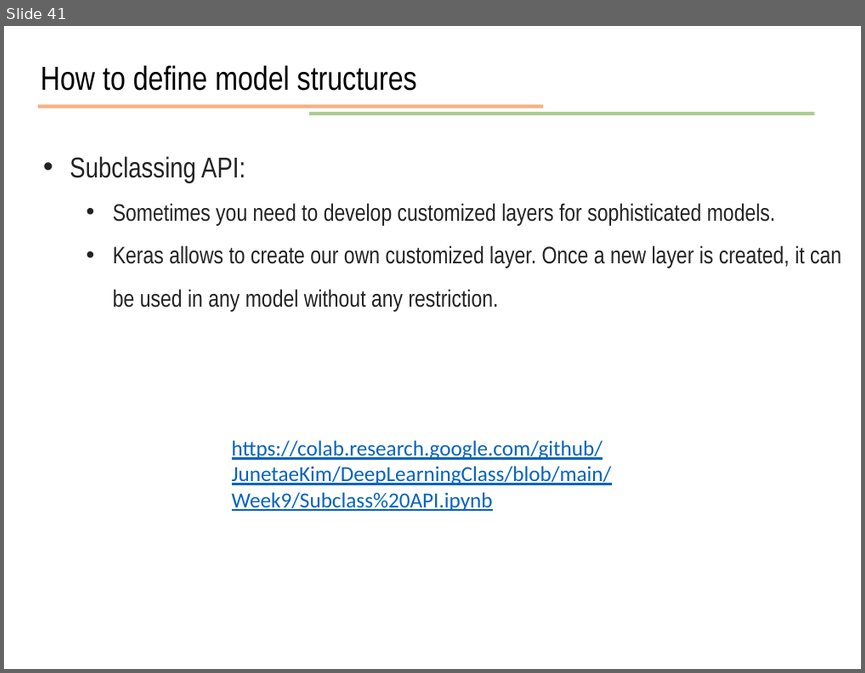
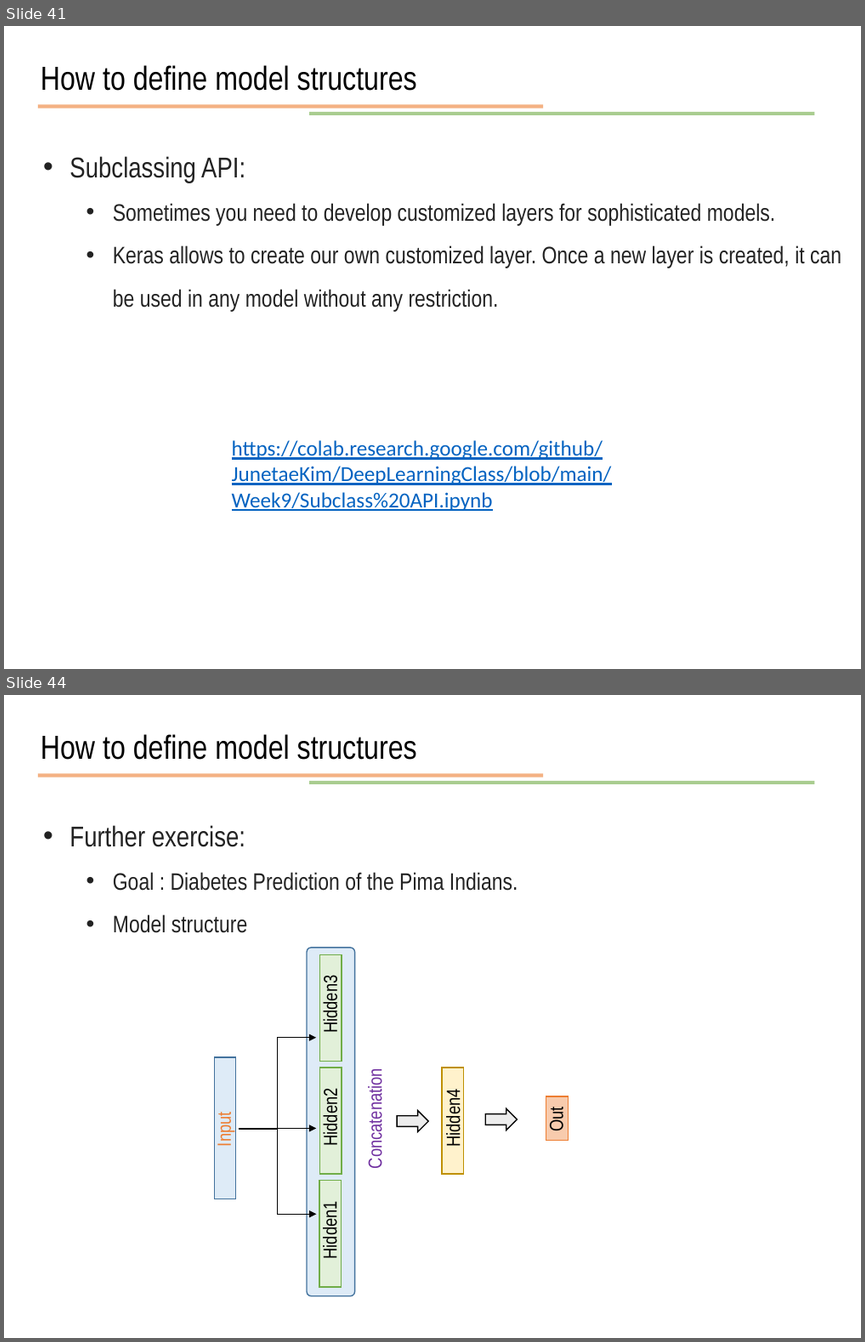
Before and after one commit to JunetaeKim/DeepLearningClass, a slide deck: Week9/week9 Introduction to tensorflow.pptx. Shown one above the other, each under a label of ours: slide 41 before the commit, slides 41 and 44 after it; the slides between them are not shown. The pictures are 865x673 and 865x1342 pixels, drawn with LibreOffice and Linux fonts; fonts in the diff are those of the drawing. Boxes give left, top, right and bottom in pixels: in the first picture for what was removed or moved away, otherwise in the second. Text is boxed around its words. In the diff, an @@ line names an element or a change of style, - is before the commit and + after.

```diff
--- a/Week9/week9 Introduction to tensorflow.pptx
+++ b/Week9/week9 Introduction to tensorflow.pptx
@@ slide 44 added at (x1=4, y1=695, x2=861, y2=1338), background #FFFFFF @@
@@ text added at (x1=41, y1=734, x2=417, y2=760), 28 pt, text #000000 @@
+How to define model structures
@@ line added from (38, 776) to (543, 776), #ED7D31 3 pt @@
@@ line added from (309, 783) to (815, 783), #70AD47 3 pt @@
@@ text added at (x1=69, y1=825, x2=518, y2=933), 20 pt, text #222222 @@
+• Further exercise:
+  • Goal : Diabetes Prediction of the Pima Indians.
+  • Model structure
@@ rounded rectangle added at (x1=307, y1=947, x2=354, y2=1297), fill #DEEBF7, outline #43739E 1 pt @@
@@ rectangle added at (x1=319, y1=954, x2=341, y2=1061), fill #E2F0D9, outline #70AD47 1 pt @@
@@ text added at (x1=319, y1=981, x2=341, y2=1032), 16 pt, text #000000 @@
+Hidden3
@@ elbow arrow added from (239, 1129) to (316, 1038), #000000 1 pt @@
@@ rectangle added at (x1=214, y1=1057, x2=235, y2=1199), fill #DEEBF7, outline #43739E 1 pt @@
@@ rectangle added at (x1=319, y1=1066, x2=341, y2=1173), fill #E2F0D9, outline #70AD47 1 pt @@
@@ rectangle added at (x1=442, y1=1066, x2=463, y2=1173), fill #FFF2CC, outline #BF9000 1 pt @@
@@ text added at (x1=319, y1=1093, x2=341, y2=1144), 16 pt, text #000000 @@
+Hidden2
@@ text added at (x1=364, y1=1077, x2=386, y2=1166), 16 pt, text #7030A0 @@
+Concatenation
@@ text added at (x1=443, y1=1094, x2=464, y2=1145), 16 pt, text #000000 @@
+Hidden4
@@ rectangle added at (x1=546, y1=1096, x2=568, y2=1140), fill #F8CBAD, outline #ED7D31 1 pt @@
@@ text added at (x1=213, y1=1115, x2=234, y2=1145), 16 pt, text #ED7D31 @@
+Input
@@ elbow arrow added from (239, 1128) to (316, 1213), #000000 1 pt @@
@@ arrow added from (239, 1128) to (316, 1128), #000000 1 pt @@
@@ right arrow added at (x1=397, y1=1111, x2=428, y2=1132), fill #EDEDED, outline #000000 1 pt @@
@@ right arrow added at (x1=485, y1=1109, x2=517, y2=1130), fill #EDEDED, outline #000000 1 pt @@
@@ text added at (x1=545, y1=1109, x2=567, y2=1131), 16 pt, text #000000 @@
+Out
@@ rectangle added at (x1=319, y1=1180, x2=341, y2=1287), fill #E2F0D9, outline #70AD47 1 pt @@
@@ text added at (x1=319, y1=1206, x2=341, y2=1257), 16 pt, text #000000 @@
+Hidden1
```
Also in this commit, not shown: 3 other slides added, 4 other files.
